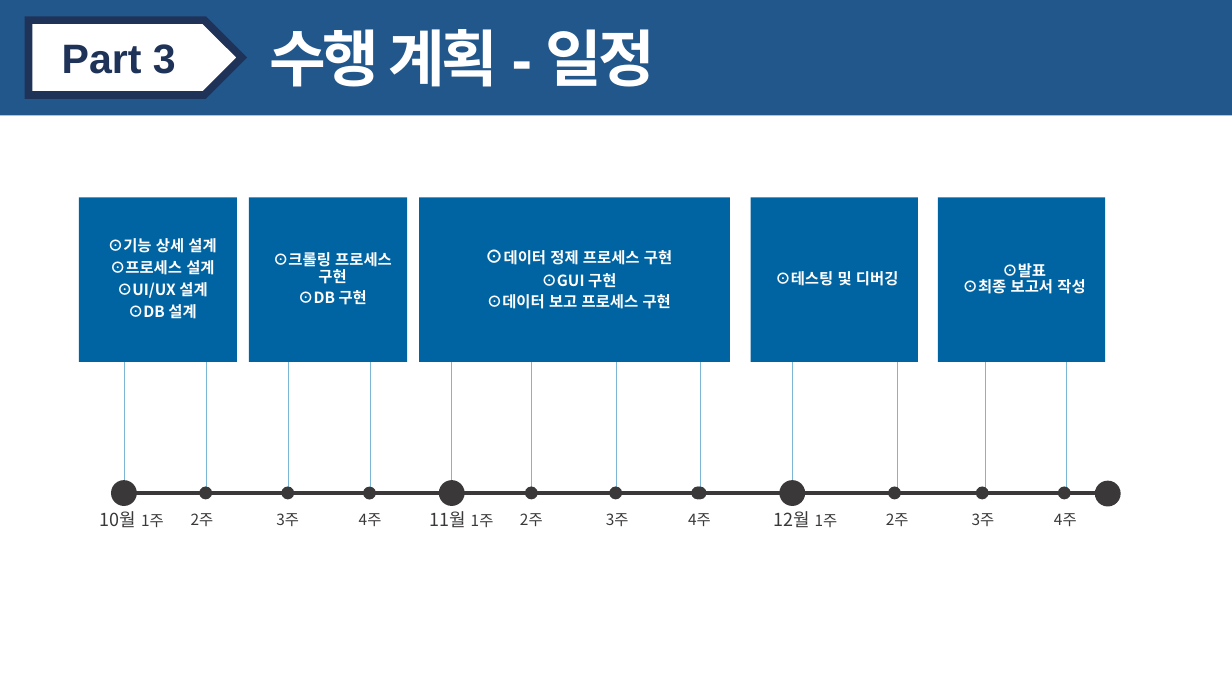
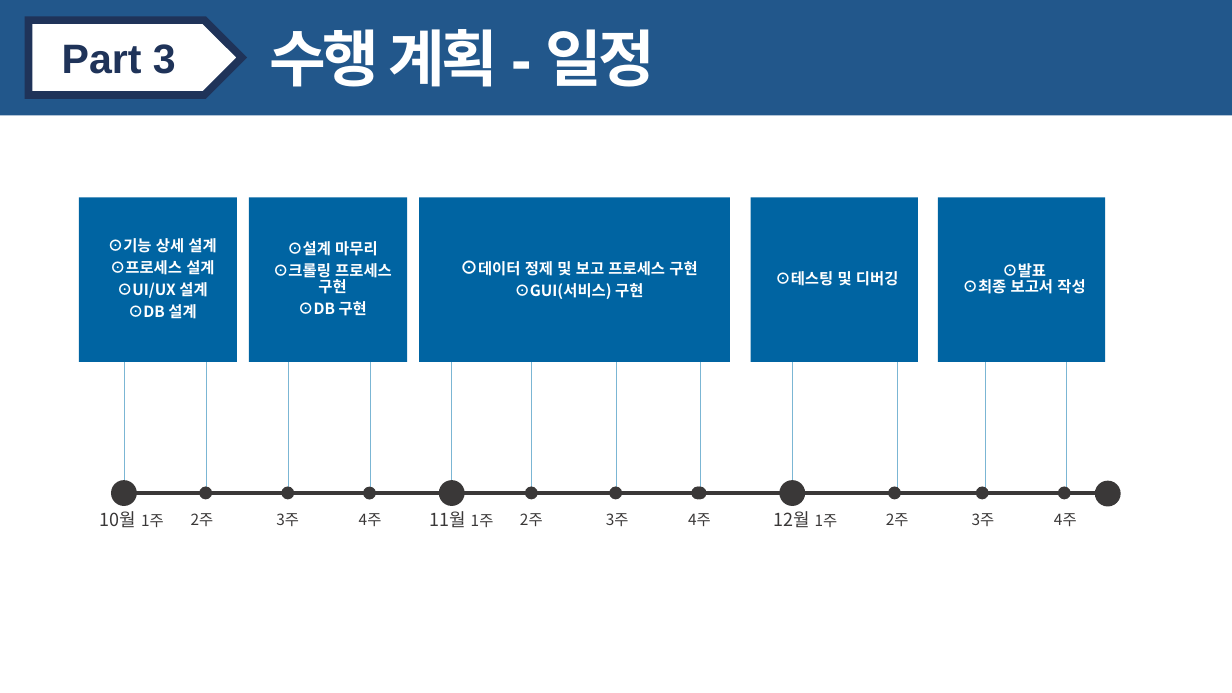
Before and after one commit to CSID-DGU/2019-2-ESCD-Yanghwa, a slide deck: slide 13 of 발표자료 및 보고서/프로젝트 진행계획 발표자료(양화대교).pptx. Drawn at 1232x693 pixels with LibreOffice and Linux fonts; fonts in the diff are those of the drawing. Boxes give left, top, right and bottom in pixels: in the first picture for what was removed or moved away, otherwise in the second. Text is boxed around its words. In the diff, an @@ line names an element or a change of style, - is before the commit and + after.

```diff
--- a/발표자료 및 보고서/프로젝트 진행계획 발표자료(양화대교).pptx
+++ b/발표자료 및 보고서/프로젝트 진행계획 발표자료(양화대교).pptx
@@ text in rectangle at <box>287,241,377,256</box>: paragraph added @@
+⊙설계 마무리
@@ text in rectangle at <box>478,261,697,299</box>: text changed @@
-⊙데이터 정제 프로세스 구현
-⊙GUI 구현
-⊙데이터 보고 프로세스 구현
+⊙데이터 정제 및 보고 프로세스 구현
+⊙GUI(서비스) 구현
```
Also in this commit, not shown: 1 other slide changed.
